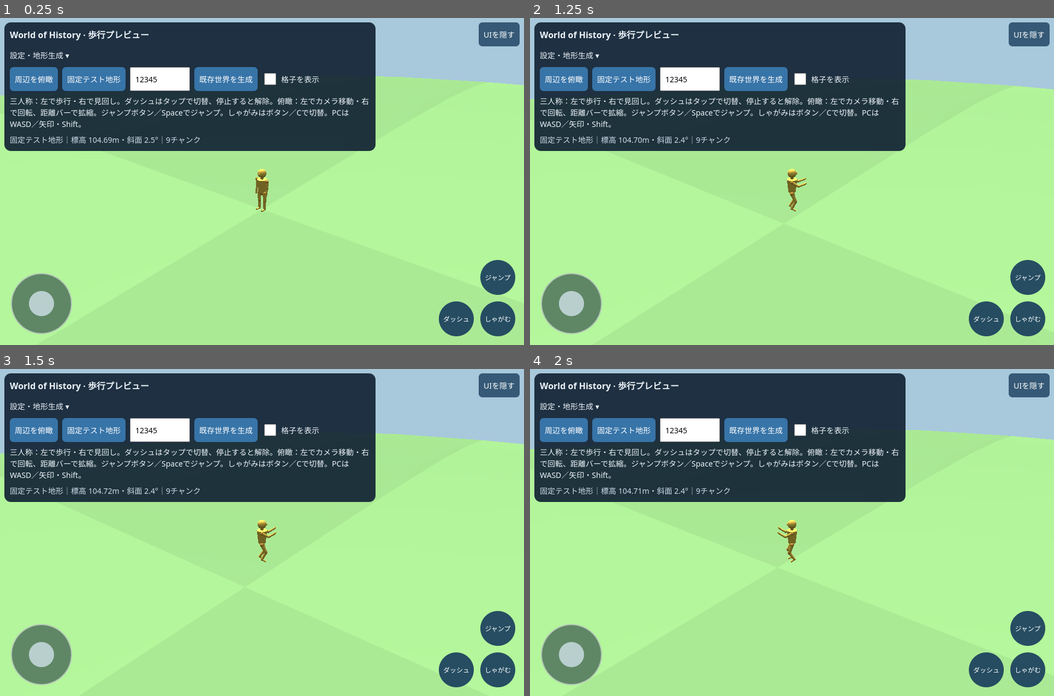
Above: before the commit, frames 1-4 (two rows, left to right).
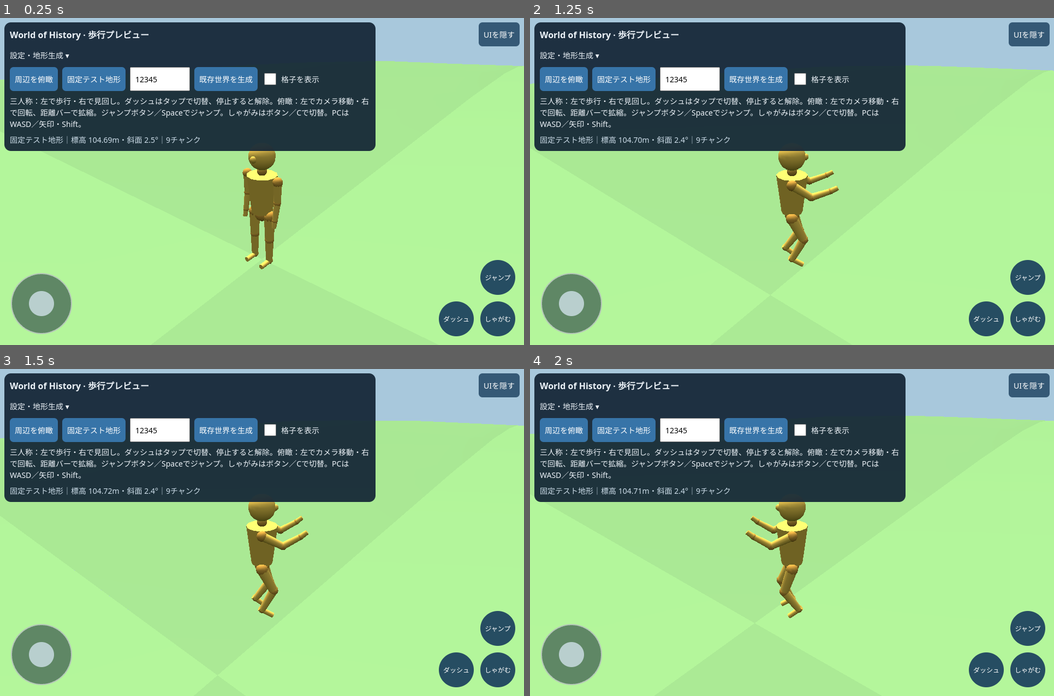
Above: after the commit, the same moments.

Repository: eitommkk1023-a11y/-history-simulation-game-restart
Game: browser game, page previews/terrain-chunks.html
Same seed, same stepped clock (60 frames per second), same inputs: the game is played once before the commit and once after it.
Inputs (mouse positions are in pixels of both pictures, inside the frame that each line leads up to):
- Up to frame 1 (0.25 s): no input
- Up to frame 2 (1.25 s): click (792, 181) at 0.27 s; hold Right from 1.03 s (still down); click (792, 214) at 1.07 s; tap Space at 1.1 s
- Up to frame 3 (1.5 s): keep holding Right
- Up to frame 4 (2 s): release Right at 1.53 s; hold Down 1.58-1.85 s; tap Space at 1.6 s; click (687, 499) at 1.67 s; hold Left from 1.9 s (still down)

The runs differ from the first frame. In frame 1, 3.1% of the frame differs, in the area x 0-100%, y 13-77%; in frame 2, 2.9%; in frame 3, 2.9%; in frame 4, 2.9%.

Commit message:
Bring third-person camera closer and solve lifted foot gait with knee IK

Diff:
--- a/previews/terrain-chunks.mjs
+++ b/previews/terrain-chunks.mjs
@@ -1,5 +1,6 @@
 import {createWorldTerrain} from '../src/geography/world-terrain.mjs';
 import {createTerrainChunk} from '../src/geography/terrain-chunk.mjs';
+import {legPose} from '../src/player/leg-pose.mjs';
 import {stepTerrainWalker} from '../src/player/terrain-walker.mjs';
 
 const THREE=globalThis.THREE;
@@ -44,26 +45,29 @@
   const wrist=joint(elbow,side+'Wrist',0,-.24,0,.038);cylinder(wrist,.1,.035,.03);
   arms.push(shoulder);elbows.push(elbow);wrists.push(wrist);
 }
-let crouched=false,gaitPhase=0,motionMode='idle';
+let crouched=false,gaitPhase=0,gaitDistance=0,motionMode='idle';
 function animatePlayer(dt){
   const airborne=jumpHeight>0||jumpVelocity!==0;
   motionMode=airborne?(wasMoving?(sprintOn?'run-jump':'walk-jump'):'jump'):
     crouched?(wasMoving?'crouch-walk':'crouch'):wasMoving?(sprintOn?'run':'walk'):'idle';
   const blend=dt>0?1-Math.exp(-16*Math.min(dt,.05)):1;
   const ease=(current,target)=>current+(target-current)*blend;
-  if(wasMoving&&!airborne)gaitPhase+=Math.min(dt,.05)*(crouched?5:sprintOn?13:8);
-  const stride=wasMoving?Math.sin(gaitPhase)*(crouched?.22:sprintOn?.75:.42):0;
+  const stepLength=crouched?.12:sprintOn?.35:.23;
+  const liftHeight=crouched?.07:sprintOn?.26:.14;
+  if(wasMoving&&!airborne)gaitPhase+=gaitDistance/(4*stepLength);
+  gaitDistance=0;
+  const hipTarget=airborne?.735:crouched?.49:wasMoving?(sprintOn?.59:.66):.735;
+  hips.position.y=ease(hips.position.y,hipTarget);
   for(let i=0;i<2;i++){
-    const wave=i===0?stride:-stride;
-    legs[i].rotation.x=ease(legs[i].rotation.x,airborne?-.45+(i?.15:0):(crouched?-.85:0)+wave);
-    knees[i].rotation.x=ease(knees[i].rotation.x,airborne?.9:crouched?1.5:Math.max(0,-wave)*.9);
-    arms[i].rotation.x=ease(arms[i].rotation.x,airborne?-1.1:-wave*.9+(crouched?-.45:0));
+    const pose=legPose(gaitPhase+i*.5,hips.position.y,wasMoving?stepLength:0,wasMoving?liftHeight:0);
+    legs[i].rotation.x=airborne?-.45+(i?.15:0):pose.hip;
+    knees[i].rotation.x=airborne?.9:pose.knee;
+    const wave=wasMoving?Math.sin((gaitPhase+i*.5)*Math.PI*2)*(sprintOn?.8:.4):0;
+    arms[i].rotation.x=ease(arms[i].rotation.x,airborne?-1.1:wave+(crouched?-.45:0));
     elbows[i].rotation.x=ease(elbows[i].rotation.x,airborne?-1:crouched?-.7:sprintOn&&wasMoving?-1.3:-.18);
     wrists[i].rotation.x=ease(wrists[i].rotation.x,airborne?-.15:0);
-    // Counter-rotate the ankle so the cylindrical foot stays level.
     ankles[i].rotation.x=airborne?.1:-(legs[i].rotation.x+knees[i].rotation.x);
   }
-  hips.position.y=airborne?.735:Math.max(...legs.map((leg,i)=>.35*Math.cos(leg.rotation.x)+.35*Math.cos(leg.rotation.x+knees[i].rotation.x)))+.035;
   torso.rotation.x=ease(torso.rotation.x,crouched?.3:sprintOn&&wasMoving?.12:0);
 }
 scene.add(marker);
@@ -73,7 +77,7 @@
 const overviewView={yaw:.7,pitch:1.35,target:new THREE.Vector3()};
 function draw(){renderer.render(scene,camera);}
 function updateCamera(){
-  const r=overview?Number(document.getElementById('distance').value):12,target=overview?overviewView.target.clone():marker.position.clone();if(!overview)target.y+=1.2;
+  const r=overview?Number(document.getElementById('distance').value):4,target=overview?overviewView.target.clone():marker.position.clone();if(!overview)target.y+=1.2;
   const angle=overview?overviewView.pitch:pitch,viewYaw=overview?overviewView.yaw:yaw;
   const offset=new THREE.Vector3(r*Math.cos(angle)*Math.sin(viewYaw),r*Math.sin(angle),r*Math.cos(angle)*Math.cos(viewYaw));
   // Pull in along the viewing segment when terrain obscures the player.
@@ -243,7 +247,7 @@
       const next=stepTerrainWalker(markerPoint,{x,y,yaw,sprint:sprintOn,crouch:crouched},dt,groundAt);
       const dx=next.xM-markerPoint.xM,dy=next.yM-markerPoint.yM;
       wasMoving=Math.hypot(dx,dy)>0;if(!wasMoving)setSprint(false);
-      if(wasMoving){marker.rotation.y=Math.atan2(dx,dy);placeMarker(next.xM,next.yM,false);}
+      if(wasMoving){gaitDistance+=Math.hypot(dx,dy);marker.rotation.y=Math.atan2(dx,dy);placeMarker(next.xM,next.yM,false);}
       document.getElementById('movementNotice').textContent=next.blocked?'ここから先は範囲外、または急な地形です':'';
     }else{if(wasMoving)setSprint(false);wasMoving=false;document.getElementById('movementNotice').textContent='';}
   }
@@ -276,5 +280,5 @@
 window.addEventListener('resize',resize);
 window.visualViewport?.addEventListener('resize',resize);
 // The preview's diagnostic state supports inspection of the rendered ground surface.
-globalThis.__chunkPreview={get character(){return marker;},get motion(){return {mode:motionMode,leg:leg …(266 unchanged characters)…
+globalThis.__chunkPreview={get character(){return marker;},get camera(){return camera;},get motion(){return {mode:motionMode,leg:leg …(266 unchanged characters)…
 animatePlayer(0);resize();showFixture();
--- /dev/null
+++ b/src/player/leg-pose.mjs
@@ -0,0 +1,10 @@
+/** Two-link leg IK: half-cycle stance, half-cycle lifted swing. Angles in radians. */
+export function legPose(phase,hipHeight,stride,liftHeight,groundDelta=0){
+ const u=((phase%1)+1)%1,swing=u>=.5,t=(u-.5)*2;
+ const z=swing?-stride+2*stride*t:stride*(1-4*u);
+ const lift=swing?liftHeight*Math.sin(Math.PI*t):0;
+ const down=hipHeight-.035-lift-groundDelta;
+ const distance=Math.min(.7,Math.max(.001,Math.hypot(down,z)));
+ const knee=2*Math.acos(distance/.7);
+ return {hip:Math.atan2(-z,down)-knee/2,knee,z,lift};
+}
--- /dev/null
+++ b/tests/gait-visual.browser.cjs
@@ -0,0 +1,10 @@
+const {chromium}=require('playwright'),fs=require('fs'),assert=require('node:assert/strict');
+(async()=>{const b=await chromium.launch({executablePath:'/usr/bin/chromium',args:['--no-sandbox','--enable-unsafe-swiftshader']});try{const p=await b.newPage({viewport:{width:844,height:390}});const errors=[];p.on('pageerror',e=>errors.push(e.message));await p.route('http://woh.test/gait',r=>r.fulfill({contentType:'text/html',body:fs.readFileSync('exports/World-of-History.html','utf8')}));await p.goto('http://woh.test/gait');await p.waitForFunction(()=>window.__chunkPreview?.state);await p.locator('#uiToggle').click();
+for(const mode of ['walk','run']){
+ await p.keyboard.down('d');if(mode==='run')await p.locator('#sprint').click();
+ const samples=await p.evaluate(async()=>{const out=[];const start=performance.now();while(performance.now()-start<1800){await new Promise(requestAnimationFrame);const v=__chunkPreview,r=v.character;r.updateMatrixWorld(true);out.push(['left','right'].map(side=>{const a=r.getObjectByName(side+'Ankle').getWorldPosition(new THREE.Vector3());return {height:a.y-r.position.y-.035,knee:r.getObjectByName(side+'Knee').rotation.x};}));}return out;});
+ assert.ok(samples.flat().some(s=>s.height>(mode==='run'?.20:.10)),'swing foot clears the ground');assert.ok(samples.flat().some(s=>s.knee>1),'knee bends');assert.ok(samples.some(pair=>pair.some(s=>Math.abs(s.height)<.015)),'stance foot contacts ground');
+ for(let i=0;i<3;i++){await p.waitForTimeout(130);await p.screenshot({path:`/tmp/woh-review/gait-${mode}-${i}.png`});}
+ console.log(JSON.stringify({mode,maxLift:Math.max(...samples.flat().map(s=>s.height)),maxKnee:Math.max(...samples.flat().map(s=>s.knee)),frames:samples.length}));await p.keyboard.up('d');await p.waitForTimeout(200);
+}
+assert.deepEqual(errors,[]);assert.ok(await p.evaluate(()=>{const v=__chunkPreview,t=v.character.position.clone();t.y+=1.2;return v.camera.position.distanceTo(t)<4.1;}));}finally{await b.close();}})().catch(e=>{console.error(e);process.exitCode=1;});
--- /dev/null
+++ b/tests/gait.test.mjs
@@ -0,0 +1,8 @@
+import test from 'node:test';import assert from 'node:assert/strict';
+import {legPose} from '../src/player/leg-pose.mjs';
+for(const [name,hip,stride,lift]of [['walk',.66,.23,.14],['run',.59,.35,.26]])test(name+' plants stance feet and lifts a bent knee during swing',()=>{
+ let maxLift=0,maxKnee=0;
+ for(let i=0;i<100;i++){const phase=i/100,p=legPose(phase,hip,stride,lift);const bottom=hip-.35*Math.cos(p.hip)-.35*Math.cos(p.hip+p.knee)-.035;
+ assert.ok(Math.abs(bottom-p.lift)<1e-8);if(phase<.5)assert.ok(Math.abs(bottom)<1e-8);maxLift=Math.max(maxLift,bottom);maxKnee=Math.max(maxKnee,p.knee);}
+ assert.ok(maxLift>lift*.95);assert.ok(maxKnee>1);
+});
--- a/tools/build-terrain-preview.mjs
+++ b/tools/build-terrain-preview.mjs
@@ -16,7 +16,7 @@
   const match=original.match(new RegExp('<script id="'+id+'"[^>]*>([\\s\\S]*?)<\\/script>'));
   if(!match)throw new Error('Missing '+id);return match[1];
 }).join('\n');
-const sources=await Promise.all(['src/geography/world-terrain.mjs','src/geography/terrain-chunk.mjs','src/player/terrain-walker.mjs','previews/terrain-chunks.mjs'].map(read));
+const sources=await Promise.all(['src/geography/world-terrain.mjs','src/geography/terrain-chunk.mjs','src/player/terrain-walker.mjs','src/player/leg-pose.mjs','previews/terrain-chunks.mjs'].map(read));
 const app=sources.map(s=>s.replace(/^import .*;\r?\n/gm,'').replace(/^export /gm,'')).join('\n');
 if(/<\/script/i.test(app))throw new Error('Unsafe application embedding');
 let html=await read('previews/terrain-chunks.html');
Not shown, changed: docs/walking-preview.md
